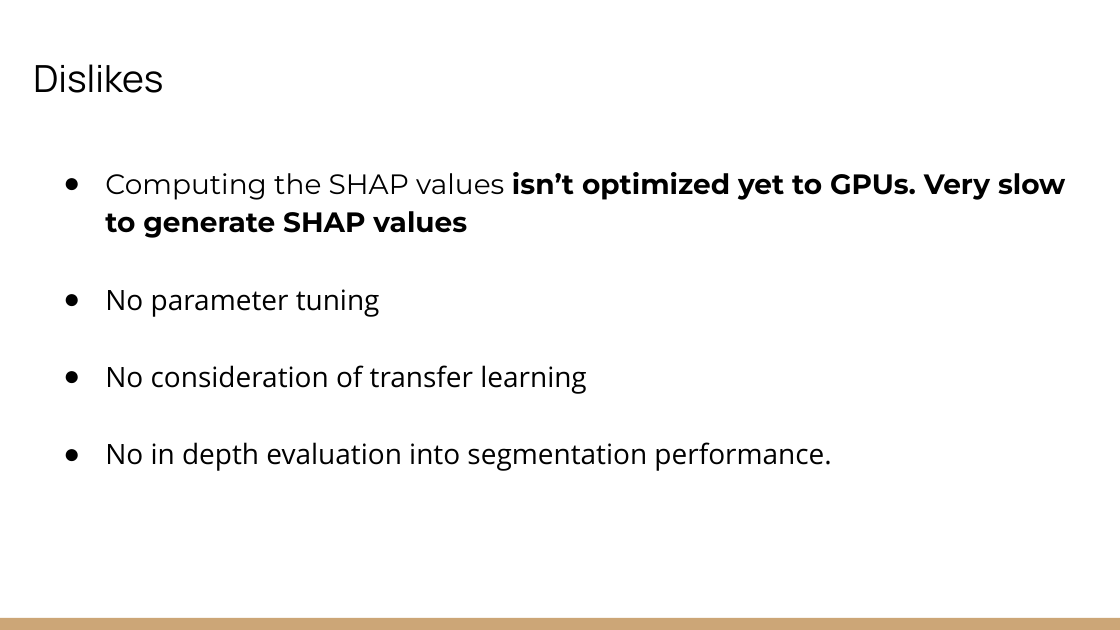
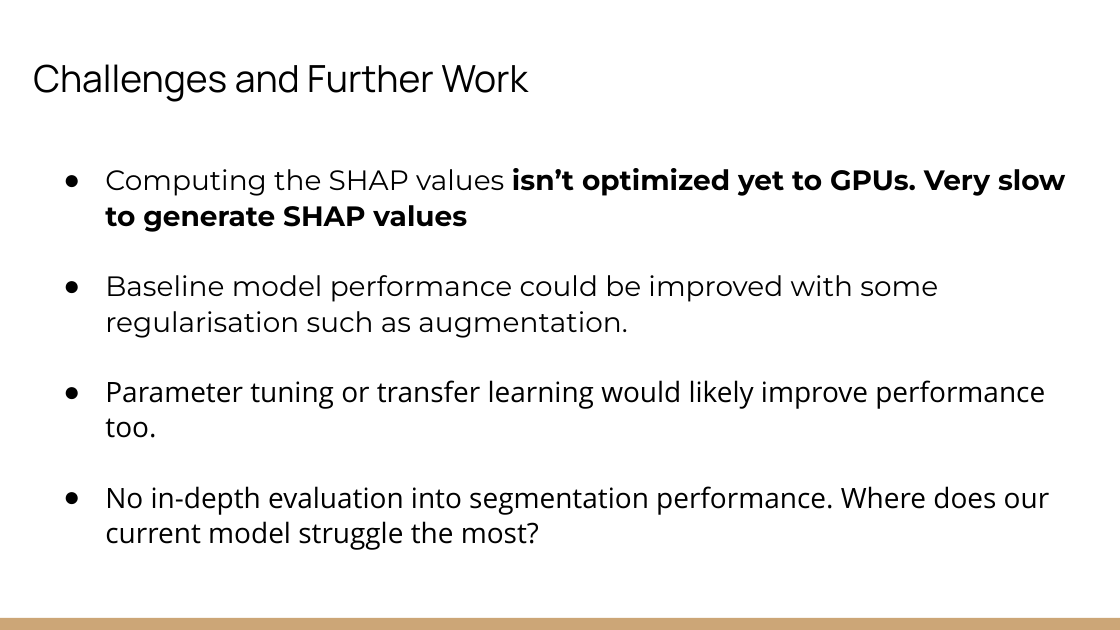
Before and after one commit to EdwinB12/Explainable-Christmas, a slide deck: slide 14 of Presentations/EAGE_Hackathon_2022_Explainable_Christmas.pptx (slide 8 before the commit). Drawn at 1120x630 pixels with LibreOffice and Linux fonts; fonts in the diff are those of the drawing. Boxes give left, top, right and bottom in pixels: in the first picture for what was removed or moved away, otherwise in the second. Text is boxed around its words. In the diff, an @@ line names an element or a change of style, - is before the commit and + after.

Commit message:
Add and edit presentations

```diff
--- a/Presentations/EAGE_Hackathon_2022_Explainable_Christmas.pptx
+++ b/Presentations/EAGE_Hackathon_2022_Explainable_Christmas.pptx
@@ title at box(33, 64, 528, 102): text changed @@
-Dislikes
+Challenges and Further Work
@@ text at box(105, 168, 1065, 232): line spacing 1.15 to 1.05 @@
@@ text at box(105, 275, 1050, 550): text changed @@
-● No parameter tuning
-● No consideration of transfer learning
-● No in depth evaluation into segmentation performance.
+● Baseline model performance could be improved with some regularisation such as augmentation.
+● Parameter tuning or transfer learning would likely improve performance too.
+● No in-depth evaluation into segmentation performance. Where does our current model struggle the most?
```
Also in this commit, not shown: 4 other slides changed, 7 slides added, 11 slides removed, 3 other files.
